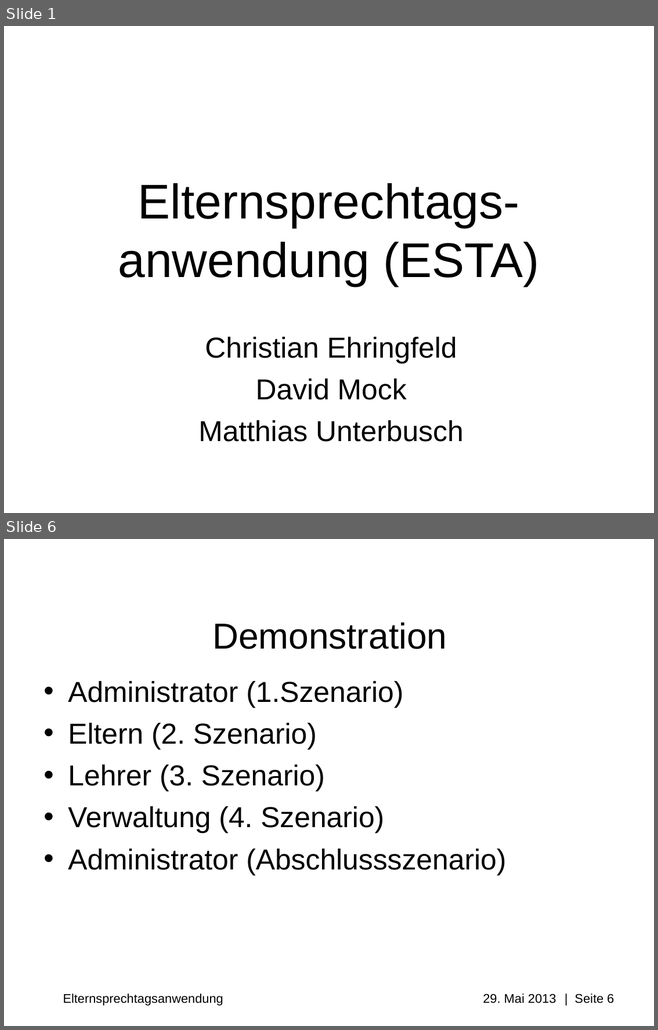
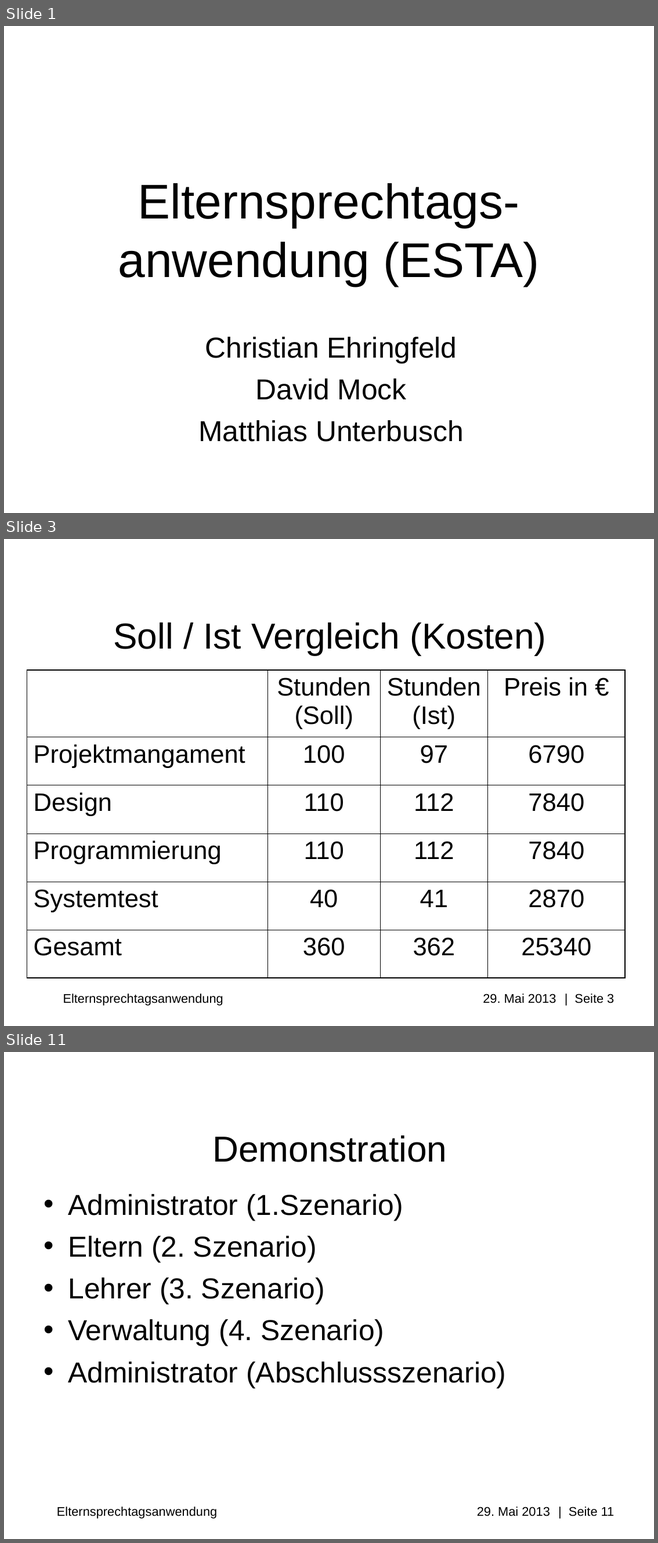
Before and after one commit to Professi/esta, a slide deck: docs/Praesentation/Elternsprechtagsapplikation(ESTA).ppt. Shown one above the other, each under a label of ours: slides 1 and 6 before the commit, slides 1, 3 and 11 after it; the slides between them are not shown. The pictures are 658x1030 and 658x1543 pixels, drawn with LibreOffice and Linux fonts; fonts in the diff are those of the drawing; background and template pictures are left out. Boxes give left, top, right and bottom in pixels: in the first picture for what was removed or moved away, otherwise in the second. Text is boxed around its words. In the diff, an @@ line names an element or a change of style, - is before the commit and + after.

```diff
--- a/docs/Praesentation/Elternsprechtagsapplikation(ESTA).ppt
+++ b/docs/Praesentation/Elternsprechtagsapplikation(ESTA).ppt
@@ slide 3 added at [4, 539, 654, 1026], background #FFFFFF; not listed: 1 template element that a slide beside it also shows @@
@@ title added at [113, 623, 546, 655], 40 pt, text #000000 @@
+Soll / Ist Vergleich (Kosten)
@@ table added at [27, 670, 623, 978], 6 rows, 4 columns @@
+ | Stunden(Soll) | Stunden(Ist) | Preis in €
+Projektmangament | 100 | 97 | 6790
+Design | 110 | 112 | 7840
+Programmierung | 110 | 112 | 7840
+Systemtest | 40 | 41 | 2870
+Gesamt | 360 | 362 | 25340
@@ what was slide 6 is now slide 11 @@
@@ text at [57, 1507, 614, 1519]: text changed @@
-Elternsprechtagsanwendung 29. Mai 2013 | Seite 6
+Elternsprechtagsanwendung 29. Mai 2013 | Seite 11
```
Also in this commit, not shown: 2 slides changed, 6 other slides added, 2 slides removed, 3 other files.
